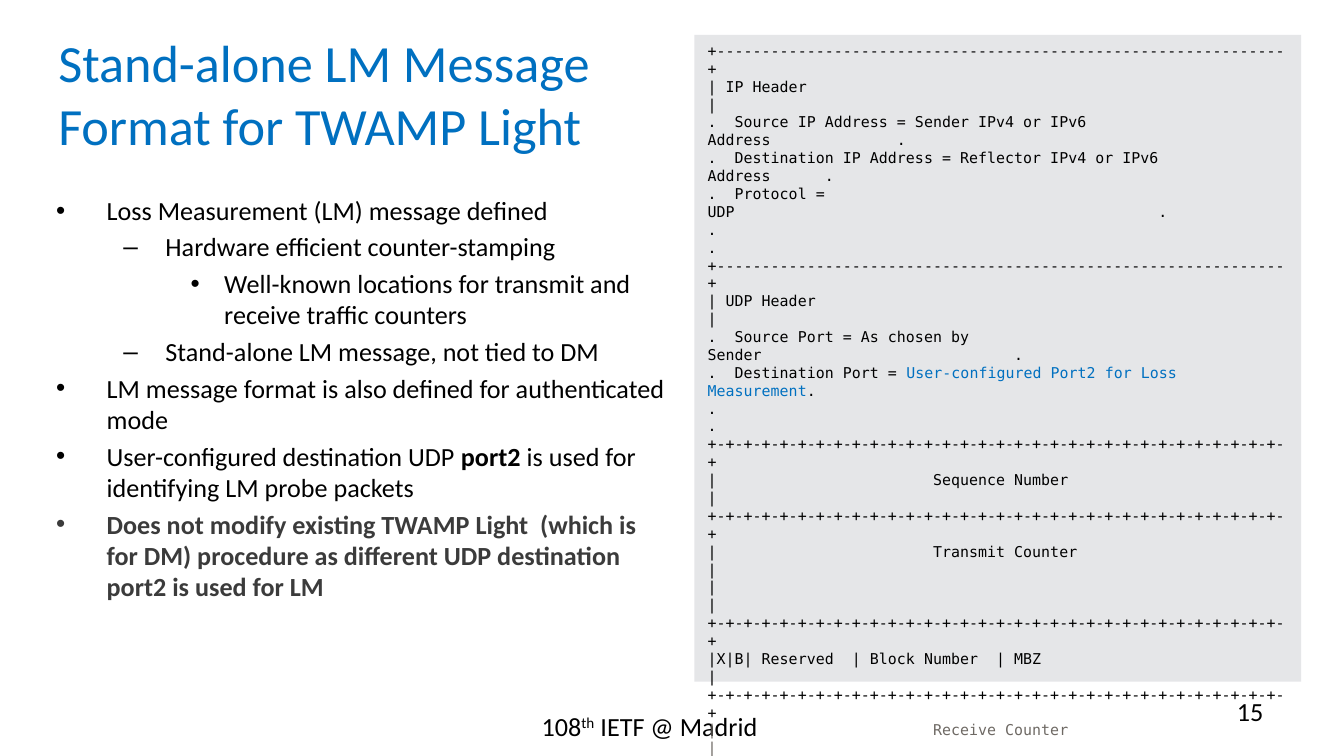
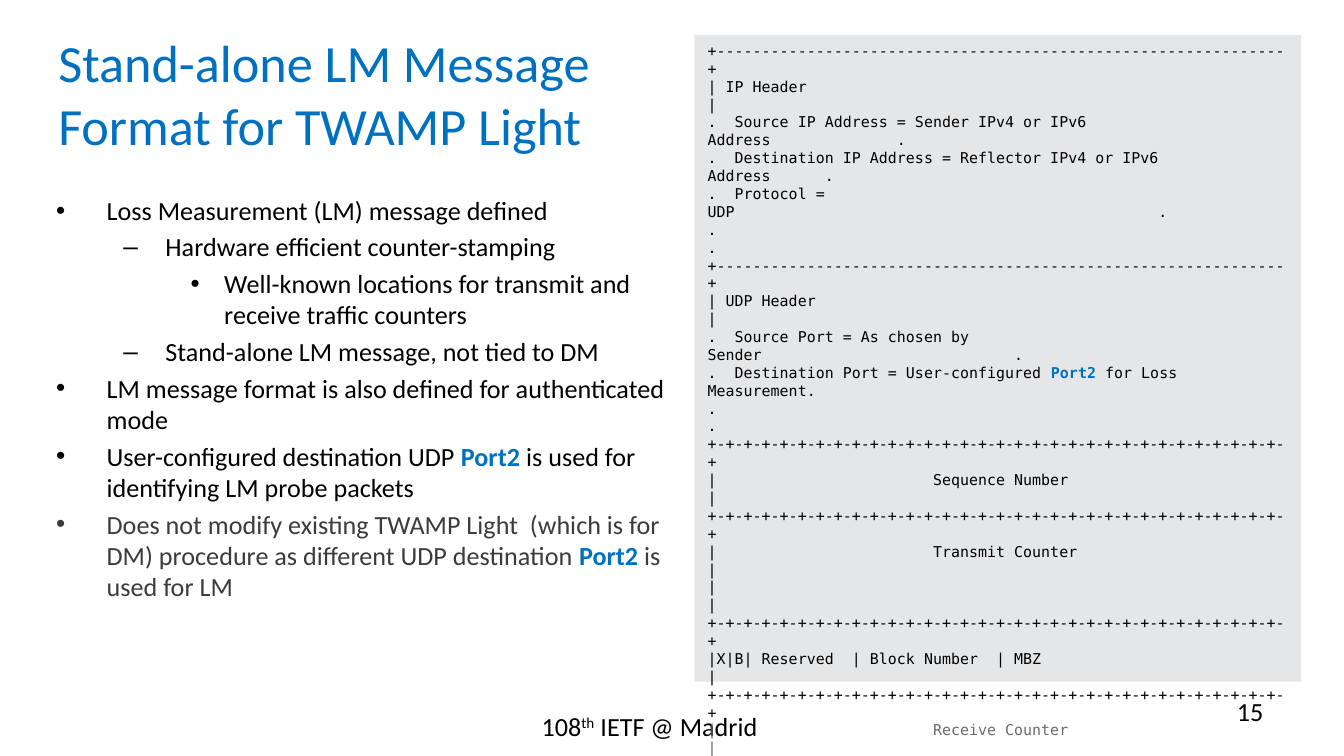
Before and after one commit to rakgandhi/ietf-slides, a slide deck: slide 15 of draft-gandhi-spring-twamp-srpm-09.pptx. Drawn at 1344x756 pixels with LibreOffice and Linux fonts; fonts in the diff are those of the drawing. Boxes give left, top, right and bottom in pixels: in the first picture for what was removed or moved away, otherwise in the second. Text is boxed around its words. In the diff, an @@ line names an element or a change of style, - is before the commit and + after.

```diff
--- a/draft-gandhi-spring-twamp-srpm-09.pptx
+++ b/draft-gandhi-spring-twamp-srpm-09.pptx
@@ text in rectangle at [708,366,1177,397]: text colour #0070C0 to #000000 in "User-configured for Loss Measurement."; bold on in "Port2" @@
@@ text at [107,448,660,596]: text changed; bold off @@
-• User-configured destination UDP port2 is used for identifying LM probe packets
-• Does not modify existing TWAMP Light (which is for DM) procedure as different UDP destination port2 is used for LM
+• User-configured destination UDP Port2 is used for identifying LM probe packets
+• Does not modify existing TWAMP Light (which is for DM) procedure as different UDP destination Port2 is used for LM
```
Also in this commit, not shown: 2 other slides changed, 3 other files.
